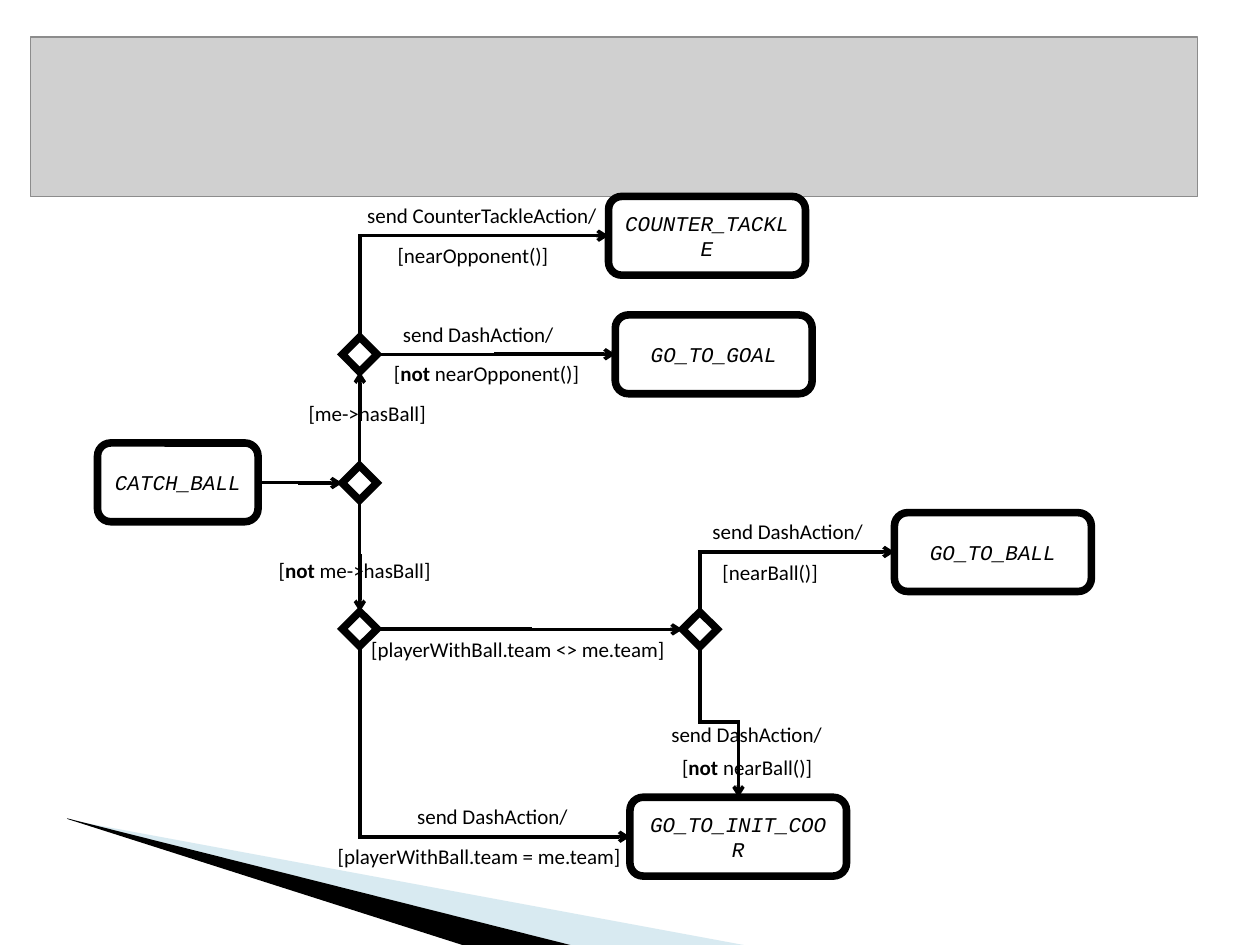
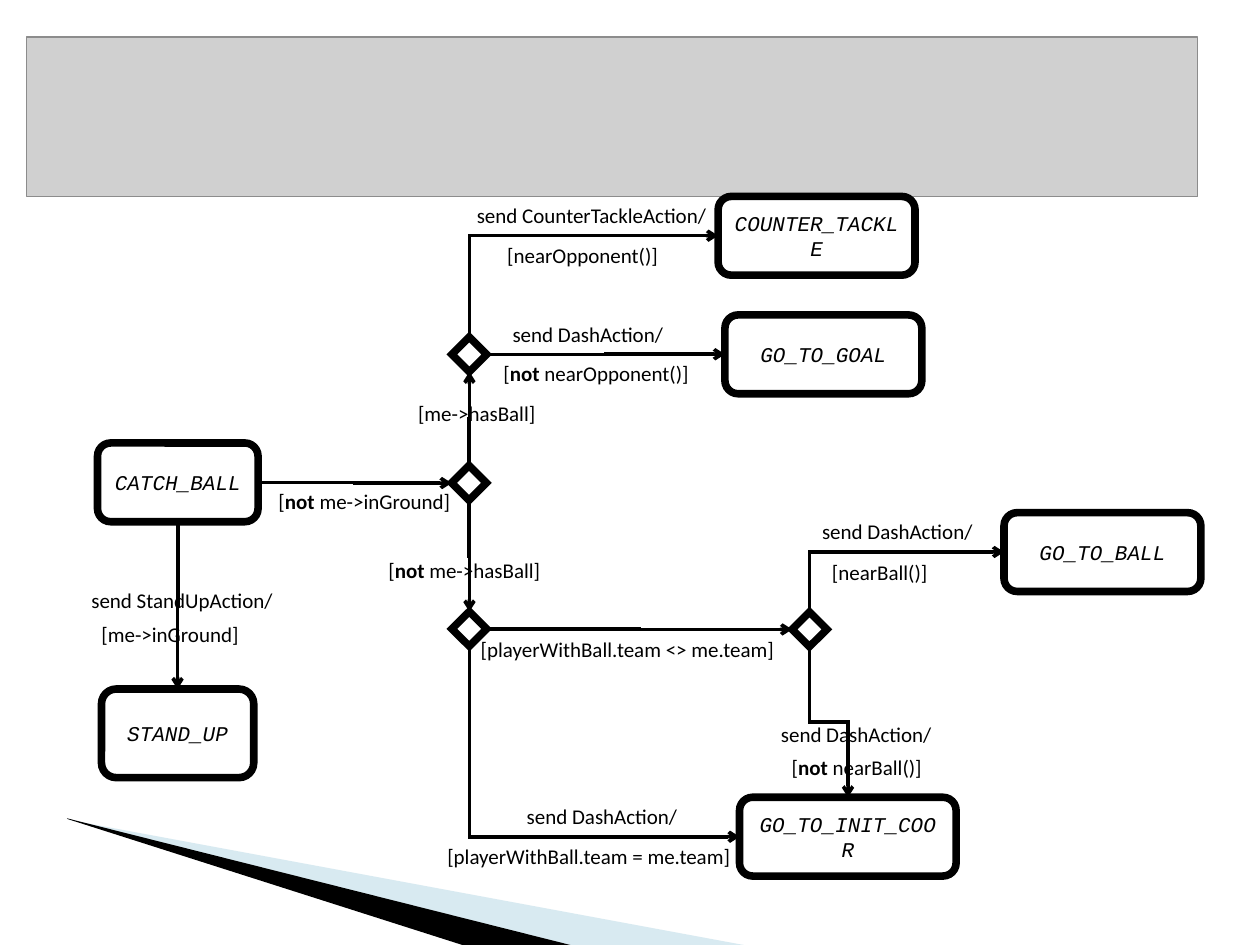
Before and after one commit to krishprince/rollerslam, a slide deck: slide 15 of docs/PresentationAgentes.ppt (slide 11 before the commit). Drawn at 1260x945 pixels with LibreOffice and Linux fonts; fonts in the diff are those of the drawing; grey boxes stand for pictures; background and template pictures are left out. Boxes give left, top, right and bottom in pixels: in the first picture for what was removed or moved away, otherwise in the second. Text is boxed around its words. In the diff, an @@ line names an element or a change of style, - is before the commit and + after.

```diff
--- a/docs/PresentationAgentes.ppt
+++ b/docs/PresentationAgentes.ppt
@@ picture: place and size @@
-picture at [30,37,1198,197]
+picture at [26,37,1197,197]
@@ elbow arrow moved from (258, 483) - (343, 483) to (258, 483) - (452, 483) @@
@@ text added at [278,494,451,512], 12 pt, text #000000 @@
+[not me->inGround]
@@ elbow arrow added from (178, 522) to (178, 689), #000000 2.01 pt @@
@@ 13 texts, 8 elbow arrows, 4 rounded rectangles, 4 diamonds: place and size @@
-13 texts, 8 elbow arrows, 4 rounded rectangles, 4 diamonds at [279,197,1091,877]
+13 texts, 8 elbow arrows, 4 rounded rectangles, 4 diamonds at [388,197,1201,877]
@@ text added at [91,590,273,614], 12 pt, text #000000 @@
+send StandUpAction/
@@ text added at [101,625,238,649], 12 pt, text #000000 @@
+[me->inGround]
@@ rounded rectangle added at [102,689,255,777], fill #FFFFFF, outline #000000 4.34 pt, 12 pt, text #000000, italic @@
+STAND_UP
```
Also in this commit, not shown: 16 other slides changed, 9 slides added, 2 slides removed.
